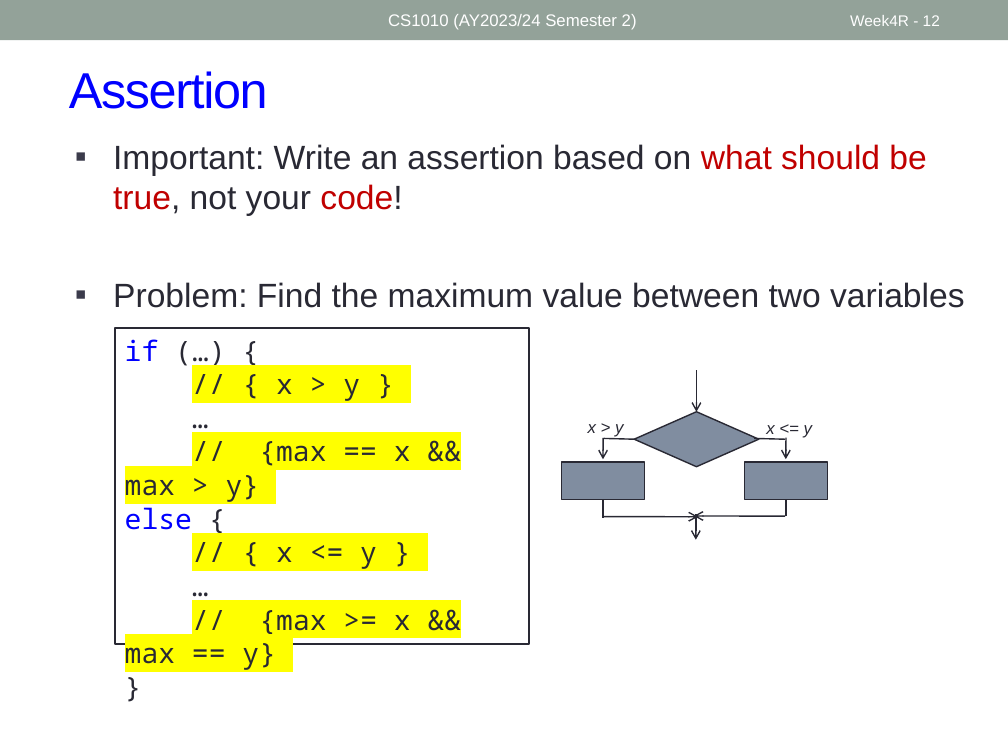
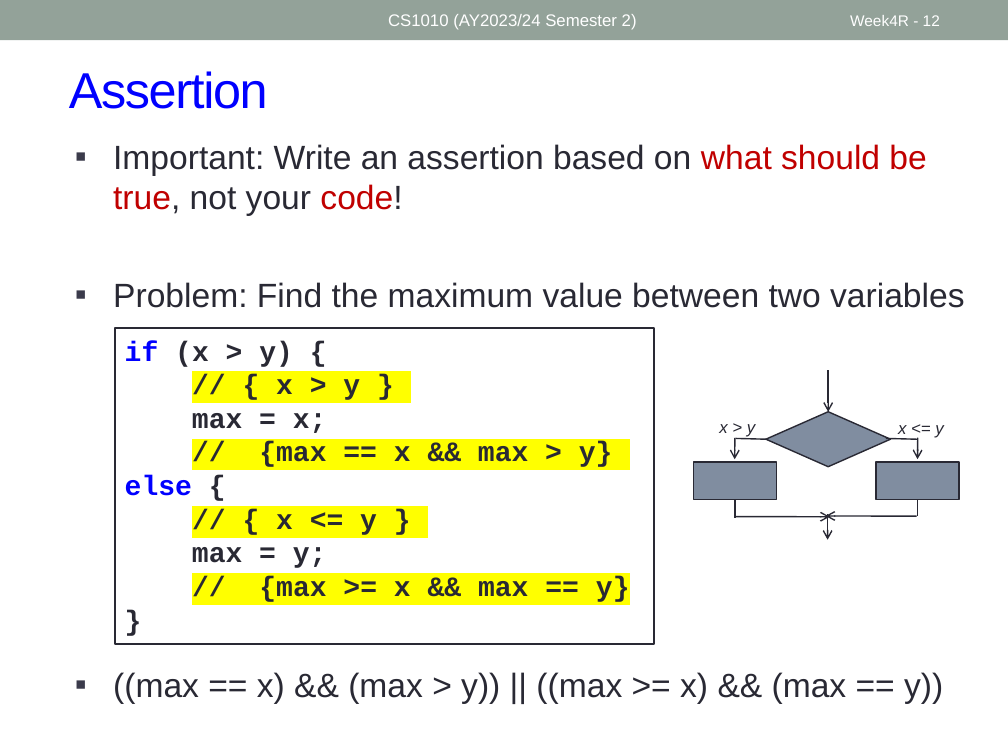
Before and after one commit to nus-cs1010-2425-s2/website, a slide deck: slide 12 of slides/Week4_Recap.pptx. Drawn at 1008x756 pixels with LibreOffice and Linux fonts; fonts in the diff are those of the drawing. Boxes give left, top, right and bottom in pixels: in the first picture for what was removed or moved away, otherwise in the second. Text is boxed around its words. In the diff, an @@ line names an element or a change of style, - is before the commit and + after.

```diff
--- a/slides/Week4_Recap.pptx
+++ b/slides/Week4_Recap.pptx
@@ rectangle "if (x > y) {" resized from (x1=115, y1=328, x2=529, y2=643) to (x1=115, y1=328, x2=654, y2=643) @@
@@ text in rectangle at (x1=125, y1=341, x2=293, y2=367): text changed; font Noto Sans Mono to Courier New; bold on @@
-if (…) {
+if (x > y) {
@@ text in rectangle at (x1=125, y1=379, x2=630, y2=602): font Noto Sans Mono to Courier New, bold on in "// { x > y }", "// {max == x && max > ...", "else {", "// { x <= y }" and 2 more places @@
@@ text in rectangle at (x1=192, y1=413, x2=327, y2=433): text changed; font Noto Sans Mono to Courier New; bold on @@
-…
+max = x;
@@ text at (x1=719, y1=424, x2=755, y2=437): text changed @@
-x <= y
+x > y
@@ line moved from (784, 439) - (755, 438) to (766, 439) - (736, 438) @@
@@ line moved from (634, 439) - (605, 438) to (916, 439) - (886, 438) @@
@@ text at (x1=898, y1=425, x2=943, y2=438): text changed @@
-x > y
+x <= y
@@ 1 arrow, 1 rectangle, 1 line moved together from (x1=745, y1=438, x2=828, y2=516) to (x1=694, y1=438, x2=776, y2=517) @@
@@ 1 arrow, 1 rectangle, 1 line moved together from (x1=561, y1=438, x2=644, y2=517) to (x1=876, y1=438, x2=959, y2=516) @@
@@ arrow moved from (784, 516) - (694, 516) to (735, 516) - (830, 517) @@
@@ arrow moved from (603, 516) - (698, 517) to (916, 516) - (826, 516) @@
@@ 2 arrows, 1 diamond moved together from (x1=634, y1=370, x2=759, y2=539) to (x1=766, y1=370, x2=891, y2=539) @@
@@ text in rectangle at (x1=192, y1=547, x2=327, y2=568): text changed; font Noto Sans Mono to Courier New; bold on @@
-…
+max = y;
@@ text at (x1=113, y1=672, x2=943, y2=704): paragraph added @@
+▪ ((max == x) && (max > y)) || ((max >= x) && (max == y))
```
Also in this commit, not shown: 7 other slides changed, 4 other files.
